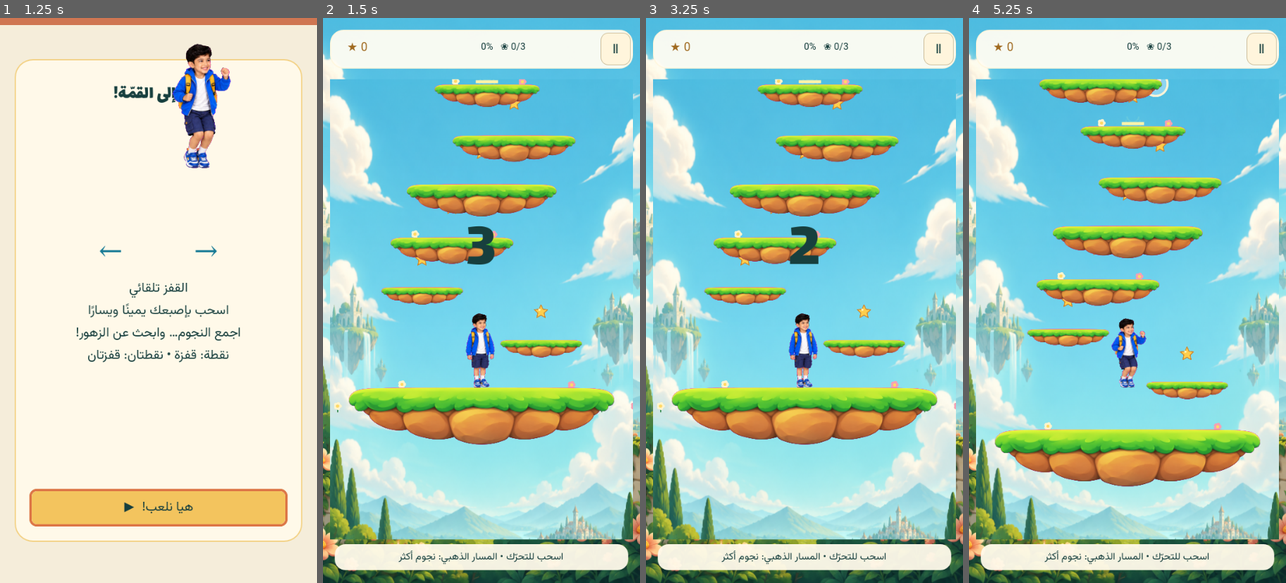
Above: before the commit, frames 1-4 (left to right).
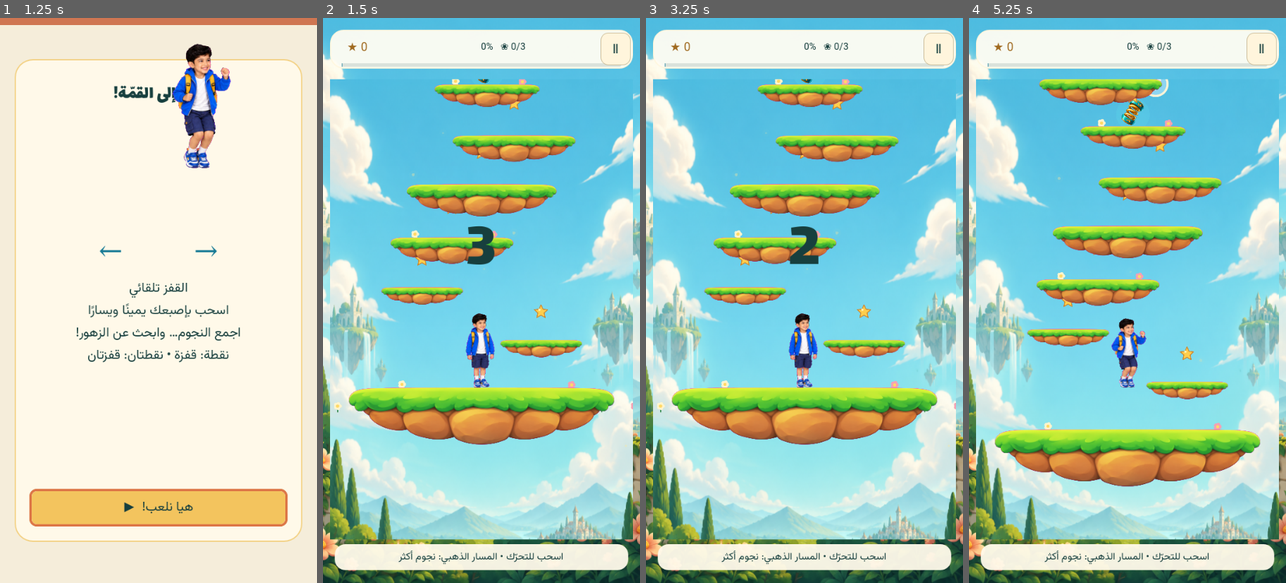
Above: after the commit, the same moments.

Repository: linkq8/adam-summit
Game: Godot game, scene res://main.tscn
Two runs of this game, one before a commit and one after it. Both use one fixed random seed, a clock stepped at 60 frames per second and the inputs below. Sound files missing from this copy of the repository are replaced by a short silence.
Inputs (mouse positions are in pixels of both pictures, inside the frame that each line leads up to):
- Up to frame 1 (1.25 s): click "ابدأ المغامرة" at 0.5 s
- Up to frame 2 (1.5 s): tap Enter at 1.25, 1.35 s; move the mouse to (551, 272) at 1.27 s; hold Right (ui_right) from 1.28 s (still down); click (551, 272) at 1.42 s
- Up to frame 3 (3.25 s): tap Space at 1.52, 1.55, 1.82 s; release Right (ui_right) at 2 s; click "Ⅱ" at 2 s; click "أكمل ▶" at 2.75 s
- Up to frame 4 (5.25 s): tap Space at 3.5, 4.55 s; drag from (1064, 328) to (1111, 413) at 3.52 s; move the mouse to (1159, 176) at 4.27 s; hold Right (ui_right) 4.28-5 s; tap Enter at 4.35, 5 s; click (1159, 176) at 4.42 s; drag from (1111, 413) to (1032, 215) at 5.02 s

Frame 1 is identical in both runs. In frame 2, 0.6% of the frame differs, in the area x 5-96%, y 8-93%; in frame 3, 0.6%; in frame 4, 0.7%, in the area x 5-96%, y 8-77%.

Commit message:
Release 0.8.1: polish items and ink effects

Diff:
--- a/scripts/main.gd
+++ b/scripts/main.gd
@@ -4,6 +4,7 @@
 const Stage = preload("res://scripts/stage.gd")
 const FONT = preload("res://assets/fonts/Vazirmatn.ttf")
 const DISPLAY_FONT = preload("res://assets/fonts/Lalezar.ttf")
+const ITEM_ART = preload("res://assets/ui/surprise-items-v1.png")
 const WORLD_ART_PATH := "res://assets/ui/world-islands-v1.png"
 var world_art: Texture2D
 const MENU_ART_PATH := "res://assets/ui/menu-camp-v1.png"
@@ -64,6 +65,9 @@
 var star_labels: Array = []
 var height_labels: Array = []
 var item_labels: Array = []
+var item_icons: Array = []
+var item_textures: Array[AtlasTexture] = []
+var progress_bars: Array = []
 var clock_label: Label
 var count_label: Label
 var perf_label: Label
@@ -93,6 +97,12 @@
 	updater = preload("res://scripts/updater.gd").new()
 	add_child(updater)
 	updater.changed.connect(func(): if state == "updates": show_updates())
+	for item in range(5):
+		var atlas := AtlasTexture.new()
+		atlas.atlas = ITEM_ART
+		var cell := item + 1
+		atlas.region = Rect2((cell % 3) * 256, (cell / 3) * 256, 256, 256)
+		item_textures.append(atlas)
 	var args := OS.get_cmdline_user_args()
 	tv = "--tv" in args or "--tv-device" in args
 	mobile = OS.get_name() in ["Android", "iOS"]
@@ -364,16 +374,31 @@
 	star_labels.clear()
 	height_labels.clear()
 	item_labels.clear()
+	item_icons.clear()
+	progress_bars.clear()
 	for i in range(player_count):
 		var rect := Rect2(views[i].position.x, safe_top, views[i].size.x, 66)
 		box(hud, rect, Color(1, 0.99, 0.95, 0.95), Color("fff7df"), 22)
 		star_labels.append(label(hud, "★ 0", Rect2(rect.position + Vector2(8, 8), Vector2(78, 46)), 20, Color("a06a20")))
 		height_labels.append(label(hud, "", Rect2(rect.position + Vector2(85, 7), Vector2(maxf(90, rect.size.x - 95), 46)), 16))
+		var bar_width := rect.size.x - 40
+		box(hud, Rect2(rect.position + Vector2(20, 57), Vector2(bar_width, 6)), Color(0.09, 0.27, 0.27, 0.13), Color.TRANSPARENT, 3)
+		var progress_fill := box(hud, Rect2(rect.position + Vector2(20, 57), Vector2(1, 6)), [BLUE, ORANGE, Color("4a9c62"), Color("9968b4")][i], Color.TRANSPARENT, 3)
+		progress_bars.append({"fill": progress_fill, "width": bar_width})
 		if player_count > 1:
 			var player_tag := label(hud, "اللاعب %d" % (i + 1), Rect2(rect.position.x, rect.position.y + 64, rect.size.x * 0.48, 24), 16, Color("fff7dc"))
 			player_tag.add_theme_color_override("font_outline_color", [BLUE, ORANGE, Color("267342"), Color("8050a2")][i].darkened(0.45))
 			player_tag.add_theme_constant_override("outline_size", 4)
-			var item_label := label(hud, "", Rect2(rect.position.x + rect.size.x * 0.46, rect.position.y + 64, rect.size.x * 0.54, 24), 15, Color("fff7dc"))
+			var item_icon := TextureRect.new()
+			item_icon.position = Vector2(rect.position.x + rect.size.x * 0.54, rect.position.y + 62)
+			item_icon.size = Vector2(30, 30)
+			item_icon.expand_mode = TextureRect.EXPAND_IGNORE_SIZE
+			item_icon.stretch_mode = TextureRect.STRETCH_KEEP_ASPECT_CENTERED
+			item_icon.mouse_filter = Control.MOUSE_FILTER_IGNORE
+			item_icon.visible = false
+			hud.add_child(item_icon)
+			item_icons.append(item_icon)
+			var item_label := label(hud, "", Rect2(rect.position.x + rect.size.x * 0.63, rect.position.y + 64, rect.size.x * 0.34, 24), 15, Color("fff7dc"))
 			item_label.add_theme_color_override("font_outline_color", Color("3d4f48"))
 			item_label.add_theme_constant_override("outline_size", 4)
 			item_label.visible = surprise_mode
@@ -435,9 +460,12 @@
 		for i in range(player_count):
 			star_labels[i].text = "★ %d" % model.players[i].stars
 			height_labels[i].text = "%d%%   ❀ %d/3" % [roundi(model.progress(i) * 100), model.players[i].secrets.size()]
+			progress_bars[i].fill.size.x = maxf(1.0, progress_bars[i].width * model.progress(i))
 			if surprise_mode and i < item_labels.size():
 				var held_item := int(model.players[i].inventory)
-				item_labels[i].text = ("A: " + Model.item_name(held_item)) if held_item >= 0 else "A: —"
+				item_labels[i].text = ("A  " + Model.item_name(held_item)) if held_item >= 0 else "A  —"
+				item_icons[i].visible = held_item >= 0
+				if held_item >= 0: item_icons[i].texture = item_textures[held_item]
 		if model.cooperative:
 			for i in range(player_count):
 				if model.players[i].finish >= 0: height_labels[i].text = "بانتظار رفيقك ♥"
@@ -458,15 +486,27 @@
 				play_sound("star" if event.kind == "star" else "checkpoint")
 			"crumble": stages[event.player].crumble(event.position, event.width); play_sound("crumble")
 			"crack": play_sound("crack")
-			"power", "battle_box":
+			"power":
 				stages[event.player].burst(event.position)
+				play_sound("power")
+			"battle_box":
+				stages[event.player].burst(event.position)
+				stages[event.player].item_effect(event.item)
 				play_sound("power")
 			"checkpoint": play_sound("checkpoint"); save_journey()
 			"rescue": play_sound("rescue")
-			"bump", "trap", "item_hit":
+			"bump", "trap":
 				play_sound("crack")
 				if haptics and mobile and not tv: Input.vibrate_handheld(30, 0.35)
-			"shield_block", "item_used": play_sound("power")
+			"item_hit":
+				stages[event.player].item_effect(event.item)
+				play_sound("crack")
+			"shield_block":
+				stages[event.player].item_effect(Model.ITEM_SHIELD)
+				play_sound("power")
+			"item_used":
+				stages[event.player].item_effect(event.item)
+				play_sound("power")
 			"spring": play_sound("go")
 			"bounce":
 				if event.player == 0: play_sound("bounce" + str(model.world))
--- a/scripts/race_model.gd
+++ b/scripts/race_model.gd
@@ -138,9 +138,9 @@
 			"invulnerable": 0.0, "attack_immunity": 0.0,
 			"rescues": 0, "squash": 0.0, "stun": 0.0, "trail": [],
 			"hold": 0.0, "hold_platform": -1, "pending_jump_scale": 1.0,
-			"pending_delay": 0.0, "boost_jumps": 0,
+			"hold_kind": "", "pending_delay": 0.0, "pending_kind": "", "boost_jumps": 0,
 			"ink": 0.0, "invisible": 0.0, "landing_flash": 0.0,
-			"inventory": -1
+			"ink_seed": 0, "inventory": -1
 		})
 		players[i].platform_hits.resize(STEPS + 1)
 		players[i].platform_hits.fill(0)
@@ -211,6 +211,7 @@
 		p.v.y = -JUMP * float(p.pending_jump_scale)
 		p.pending_jump_scale = 1.0
 		p.hold_platform = -1
+		p.hold_kind = ""
 		p.squash = 1.0
 		events.append({"kind": "bounce", "player": index})
 
@@ -256,15 +257,20 @@
 			jump_scale = maxf(jump_scale, SPRING_JUMP_SCALE)
 			p.boost_jumps -= 1
 		var landing_delay := float(p.pending_delay)
+		var delay_kind := str(p.pending_kind)
 		p.pending_delay = 0.0
+		p.pending_kind = ""
 		if on_main and plat.mud:
+			if MUD_DELAY >= landing_delay: delay_kind = "mud"
 			landing_delay = maxf(landing_delay, MUD_DELAY)
 		if on_main and plat.sticky:
+			if STICKY_DELAY >= landing_delay: delay_kind = "sticky"
 			landing_delay = maxf(landing_delay, STICKY_DELAY)
 		if landing_delay > 0:
 			p.hold = landing_delay
 			p.hold_platform = j
 			p.pending_jump_scale = jump_scale
+			p.hold_kind = delay_kind
 			p.v = Vector2.ZERO
 			events.append({"kind": "trap", "player": index, "duration": landing_delay})
 		else:
@@ -364,6 +370,7 @@
 		return true
 	p.invulnerable = 1.8 if easy else 1.4
 	p.pending_delay = maxf(p.pending_delay, ENEMY_LANDING_DELAY)
+	p.pending_kind = "hit"
 	p.stun = maxf(p.stun, 0.16 if easy else 0.22)
 	return false
 
@@ -389,9 +396,11 @@
 		match item:
 			ITEM_INK:
 				target_player.ink = INK_DURATION
+				target_player.ink_seed = int(elapsed * 1000.0) + index * 7919 + target * 101 + level * 37
 				target_player.attack_immunity = INK_DURATION + ATTACK_GRACE
 			ITEM_STICKY:
 				target_player.pending_delay = maxf(target_player.pending_delay, STICKY_DELAY)
+				target_player.pending_kind = "sticky"
 				target_player.attack_immunity = 3.0
 			ITEM_INVISIBLE:
 				target_player.invisible = INVISIBLE_DURATION
@@ -452,7 +461,9 @@
 	p.invulnerable = 1.8
 	p.hold = 0.0
 	p.hold_platform = -1
+	p.hold_kind = ""
 	p.pending_delay = 0.0
+	p.pending_kind = ""
 	p.rescues += 1
 
 func progress(index: int) -> float:
--- a/scripts/stage.gd
+++ b/scripts/stage.gd
@@ -1,6 +1,7 @@
 extends Node2D
 const Wardrobe = preload("res://scripts/wardrobe.gd")
 const ICONS = preload("res://assets/ui/game-icons.svg")
+const ITEMS = preload("res://assets/ui/surprise-items-v1.png")
 const Model = preload("res://scripts/race_model.gd")
 const KEY = preload("res://scripts/chroma.gdshader")
 const PLATFORM = preload("res://assets/platform-v2.png")
@@ -16,6 +17,7 @@
 var sparkles: Array[Dictionary] = []
 var debris: Array[Dictionary] = []
 var marks: Node2D
+var screen_fx: Node2D
 var old_stars := 0
 var rescue_time := 0.0
 var terrain: Array[Sprite2D] = []
@@ -27,6 +29,11 @@
 var old_frame := -1
 var old_row := -1
 var old_pack := -1
+var effect_kind := -1
+var effect_time := 0.0
+var ink_cache_seed := -1
+var ink_cache_height := -1
+var ink_shapes: Array[Dictionary] = []
 
 func _ready() -> void:
 	texture_filter = CanvasItem.TEXTURE_FILTER_LINEAR_WITH_MIPMAPS
@@ -56,6 +63,10 @@
 	Wardrobe.pose(hero, 0)
 	hero.scale = Vector2.ONE * Wardrobe.scale_for(hero, 138)
 	add_child(hero)
+	screen_fx = Node2D.new()
+	screen_fx.z_index = 4
+	screen_fx.draw.connect(draw_screen_effects)
+	add_child(screen_fx)
 
 func _process(dt: float) -> void:
 	if not is_visible_in_tree() or game == null or game.model == null or index >= game.model.players.size():
@@ -101,7 +112,9 @@
 			piece.pos += piece.vel * dt
 			piece.vel.y += 420 * dt
 		debris = debris.filter(func(piece): return piece.life > 0)
+	effect_time = maxf(0.0, effect_time - dt)
 	marks.queue_redraw()
+	screen_fx.queue_redraw()
 	rescue_time = maxf(0, rescue_time - dt)
 	queue_redraw()
 
@@ -111,6 +124,10 @@
 	for n in range(9):
 		var a := TAU * n / 9
 		sparkles.append({"pos": pos, "vel": Vector2(cos(a), sin(a)) * 85, "life": 0.55})
+
+func item_effect(kind: int) -> void:
+	effect_kind = kind
+	effect_time = 0.48 if not game.low_detail else 0.26
 
 func round_box(rect: Rect2, color: Color, radius: int = 12, border: Color = Color.TRANSPARENT) -> void:
 	var key := str(color) + str(border) + str(radius)
@@ -127,6 +144,11 @@
 
 func icon(kind: int, at: Vector2, size: float, tint: Color = Color.WHITE) -> void:
 	draw_texture_rect_region(ICONS, Rect2(at - Vector2.ONE * size / 2, Vector2.ONE * size), Rect2(kind * 128, 0, 128, 128), tint)
+
+func atlas_item(canvas: CanvasItem, cell: int, at: Vector2, size: float, alpha: float = 1.0) -> void:
+	var column := cell % 3
+	var row := cell / 3
+	canvas.draw_texture_rect_region(ITEMS, Rect2(at - Vector2.ONE * size * 0.5, Vector2.ONE * size), Rect2(column * 256, row * 256, 256, 256), Color(1, 1, 1, alpha))
 
 func star(at: Vector2, radius: float, tint: Color = Color("ffce4c")) -> void:
 	icon(0, at, radius * 64.0 / 26.0, Color(1, 1, 1, tint.a))
@@ -154,6 +176,8 @@
 		var panel: int = model.world - (3 if model.world >= 3 else 1)
 		var source := Rect2(panel * texture.get_width() / 2.0, 0, texture.get_width() / 2.0, texture.get_height() * 0.94)
 		draw_texture_rect_region(texture, Rect2(0, 0, 560, view_height), source)
+	if not game.low_detail:
+		draw_ambience(model.world, time, camera)
 	# A few slow clouds at high elevations; scene art remains visible underneath.
 	for k in range(0):
 		var cy := fposmod(k * 177.0 - camera * 0.15, 660.0) - 50
@@ -171,16 +195,16 @@
 				flower(Vector2(x - w * 0.3, y - 6), Color("fff6d4"))
 				flower(Vector2(x + w * 0.34, y - 5), Color("f6a9b7"))
 		if plat.spring:
-			for coil in range(3):
-				draw_arc(Vector2(x, y - 7 - coil * 6), 15 - coil * 2, 0.15, PI - 0.15, 16, Color("65c9df"), 3, true)
-			draw_line(Vector2(x - 20, y - 5), Vector2(x + 20, y - 5), Color("fff4a9"), 5, true)
+			draw_circle(Vector2(x, y - 22), 31, Color(0.38, 0.91, 0.94, 0.16))
+			atlas_item(self, 4, Vector2(x, y - 24), 62)
 		if plat.mud:
-			draw_ellipse(Vector2(x, y - 5), 78, 18, Color("75553f"), true)
-			draw_circle(Vector2(x - 17, y - 8), 6, Color("967052"))
+			draw_ellipse(Vector2(x, y - 5), 88, 21, Color("573f35"), true)
+			draw_ellipse(Vector2(x - 8, y - 8), 55, 10, Color("8f6a4e"), true)
+			for bubble in range(3):
+				draw_circle(Vector2(x - 24 + bubble * 24, y - 10 - bubble % 2 * 3), 4 + bubble, Color("b9906b"))
 		if plat.sticky:
-			for petal in range(6):
-				draw_circle(Vector2(x, y - 13) + Vector2.from_angle(petal * TAU / 6.0) * 10, 7, Color("e77b9c"))
-			draw_circle(Vector2(x, y - 13), 7, Color("8d4772"))
+			draw_circle(Vector2(x, y - 19), 27, Color(0.95, 0.33, 0.53, 0.14))
+			atlas_item(self, 3, Vector2(x, y - 22), 52)
 		if plat.moving:
 			draw_line(Vector2(x - 13, y + 23), Vector2(x + 13, y + 23), Color("ffdf90"), 2)
 			draw_line(Vector2(x - 13, y + 23), Vector2(x - 8, y + 19), Color("ffdf90"), 2)
@@ -211,10 +235,10 @@
 	if model.surprise_mode:
 		for box_id in range(Model.BOX_STEPS.size()):
 			if player.boxes_taken.has(box_id): continue
-			var at: Vector2 = model.box_position(box_id) - Vector2(0, camera)
+			var at: Vector2 = model.box_position(box_id) - Vector2(0, camera) + Vector2(0, sin(time * 2.1 + box_id) * 4)
 			if at.y < -45 or at.y > view_height + 45: continue
-			round_box(Rect2(at - Vector2(24, 24), Vector2(48, 48)), Color("efb94f"), 10, Color("fff0a7"))
-			draw_string(game.DISPLAY_FONT, at + Vector2(-15, 14), "?", HORIZONTAL_ALIGNMENT_CENTER, 30, 40, Color("594533"))
+			draw_circle(at, 39, Color(0.31, 0.93, 0.89, 0.13))
+			atlas_item(self, 0, at, 76)
 	for power in range(3):
 		if player.powers_taken.has(power): continue
 		var at: Vector2 = model.power_position(power) - Vector2(0, camera)
@@ -222,9 +246,20 @@
 		draw_power(at, power)
 		draw_string(game.FONT, at + Vector2(-52, -32), ["درع", "مغناطيس", "إنقاذ"][power], HORIZONTAL_ALIGNMENT_CENTER, 104, 25 if game.player_count >= 3 else 16, Color("fff9e7"))
 	var center: Vector2 = player.p - Vector2(0, camera + 50)
-	if player.shield > 0: draw_arc(center, 63, 0, TAU, 48, Color(0.55, 0.9, 1, 0.72), 3, true)
+	if player.shield > 0:
+		draw_circle(center, 61, Color(0.32, 0.84, 0.88, 0.08))
+		draw_arc(center, 61, -PI * 0.4, PI * 1.42, 48, Color(0.55, 0.94, 0.97, 0.82), 4, true)
+		atlas_item(self, 1, center + Vector2(45, -37), 34)
 	if player.bubble: draw_power(center + Vector2(48, 15), 2, 0.55)
 	if player.magnet > 0: draw_power(center + Vector2(-48, 15), 1, 0.55)
+	if player.boost_jumps > 0:
+		atlas_item(self, 4, center + Vector2(-47, 20), 43)
+	if player.pending_kind == "sticky" or player.hold_kind == "sticky":
+		atlas_item(self, 3, center + Vector2(0, 48), 45, 0.88)
+	elif player.hold_kind == "mud":
+		draw_ellipse(center + Vector2(0, 48), 74, 16, Color(0.25, 0.16, 0.12, 0.72), true)
+	elif player.hold_kind == "hit":
+		draw_arc(center + Vector2(0, 5), 69, -PI * 0.85, PI * 0.15, 24, Color("ef8a67"), 5, true)
 	if model.surprise_mode and player.inventory >= 0:
 		draw_item(center + Vector2(49, -12), int(player.inventory), 0.72)
 	for id in range(3):
@@ -244,6 +279,17 @@
 		cloud(pos + Vector2(-27, 5), 0.85, 0.88)
 	for s in sparkles:
 		star(s.pos - Vector2(0, camera), maxf(2, s.life * 10), Color(1, 0.82, 0.3, s.life / 0.55))
+
+func draw_ambience(world: int, time: float, camera: float) -> void:
+	var tints := [Color("ffe59a"), Color("e7f5ff"), Color("d8f5ff"), Color("ffd58f"), Color("70f5d4")]
+	var tint: Color = tints[world]
+	for mote in range(8):
+		var speed := 3.0 + world * 0.7 + mote % 3
+		var x := fposmod(43.0 + mote * 131.0 + time * speed * (1 if mote % 2 == 0 else -1), 600.0) - 20.0
+		var y := fposmod(31.0 + mote * 173.0 - camera * 0.075 + sin(time * 0.7 + mote) * 12.0, view_height + 80.0) - 40.0
+		var pulse := 0.55 + sin(time * 1.6 + mote * 1.9) * 0.18
+		draw_circle(Vector2(x, y), 7.0 + mote % 3, Color(tint, 0.045 * pulse))
+		draw_circle(Vector2(x, y), 1.8 + mote % 2, Color(tint, 0.48 * pulse))
 
 func crumble(at: Vector2, width: float) -> void:
 	if game.low_detail: return
@@ -273,15 +319,64 @@
 	for piece in debris:
 		var at: Vector2 = piece.pos - Vector2(0, camera)
 		marks.draw_colored_polygon(PackedVector2Array([at + Vector2(-7, -4), at + Vector2(5, -6), at + Vector2(8, 3), at + Vector2(-2, 7)]), Color(0.87, 0.65, 0.42, piece.life / 0.55))
-	var player: Dictionary = model.players[index]
+
+func draw_screen_effects() -> void:
+	if not is_visible_in_tree() or game == null or game.model == null or index >= game.model.players.size(): return
+	var player: Dictionary = game.model.players[index]
 	if player.ink > 0:
-		var alpha := minf(0.94, player.ink * 1.25)
-		marks.draw_rect(Rect2(0, 0, 112, view_height), Color(0.035, 0.06, 0.08, alpha))
-		marks.draw_rect(Rect2(448, 0, 112, view_height), Color(0.035, 0.06, 0.08, alpha))
-		for blot in range(8):
-			var by := 38.0 + blot * (view_height - 76.0) / 7.0
-			marks.draw_circle(Vector2(102 if blot % 2 == 0 else 18, by), 23 + (blot % 3) * 5, Color(0.02, 0.04, 0.055, alpha))
-			marks.draw_circle(Vector2(458 if blot % 2 == 0 else 542, by + 17), 20 + (blot % 4) * 4, Color(0.02, 0.04, 0.055, alpha))
+		if ink_cache_seed != int(player.ink_seed) or ink_cache_height != int(view_height):
+			build_ink_shapes(int(player.ink_seed))
+		var alpha := 0.94 * minf(1.0, player.ink / 0.24)
+		for shape in ink_shapes:
+			screen_fx.draw_colored_polygon(shape.points, Color(0.018, 0.035, 0.052, alpha))
+			screen_fx.draw_polyline(shape.outline, Color(0.02, 0.16, 0.21, alpha * 0.55), 2.0, true)
+			screen_fx.draw_circle(shape.highlight, shape.highlight_radius, Color(0.10, 0.27, 0.32, alpha * 0.32))
+			for satellite in shape.satellites:
+				screen_fx.draw_circle(satellite.position, satellite.radius, Color(0.018, 0.035, 0.052, alpha))
+			if shape.drip > 0:
+				screen_fx.draw_line(shape.drip_from, shape.drip_to, Color(0.018, 0.035, 0.052, alpha), shape.drip_width, true)
+				screen_fx.draw_circle(shape.drip_to, shape.drip_width * 0.7, Color(0.018, 0.035, 0.052, alpha))
+	if effect_time > 0 and effect_kind >= 0:
+		var camera := camera_for(player)
+		var at: Vector2 = player.p - Vector2(0, camera + 45)
+		var phase := 1.0 - effect_time / (0.26 if game.low_detail else 0.48)
+		var size := lerpf(62, 102, phase)
+		var alpha := sin(phase * PI) * 0.88
+		screen_fx.draw_circle(at, size * 0.43, Color(1, 0.89, 0.52, alpha * 0.18))
+		atlas_item(screen_fx, effect_kind + 1, at, size, alpha)
+
+func build_ink_shapes(seed: int) -> void:
+	ink_cache_seed = seed
+	ink_cache_height = int(view_height)
+	ink_shapes.clear()
+	var rng := RandomNumberGenerator.new()
+	rng.seed = maxi(1, seed)
+	var base_radius := sqrt(560.0 * view_height * 0.36 / (9.0 * PI))
+	for cell in range(9):
+		var column := cell % 3
+		var row := cell / 3
+		var center := Vector2((column + rng.randf_range(0.23, 0.77)) * 560.0 / 3.0, (row + rng.randf_range(0.22, 0.78)) * view_height / 3.0)
+		var radius := base_radius * rng.randf_range(0.84, 1.13)
+		var points := PackedVector2Array()
+		var segments := 26 if not game.low_detail else 14
+		var phase_a := rng.randf_range(0, TAU)
+		var phase_b := rng.randf_range(0, TAU)
+		for point in range(segments):
+			var angle := TAU * point / float(segments)
+			var edge := radius * (0.94 + sin(angle * 3.0 + phase_a) * 0.11 + sin(angle * 5.0 + phase_b) * 0.07 + rng.randf_range(-0.025, 0.025))
+			points.append(center + Vector2.from_angle(angle) * edge)
+		var outline := points.duplicate()
+		outline.append(points[0])
+		var satellites := []
+		for dot in range(3 if not game.low_detail else 2):
+			var angle := rng.randf_range(0, TAU)
+			satellites.append({"position": center + Vector2.from_angle(angle) * radius * rng.randf_range(1.02, 1.34), "radius": radius * rng.randf_range(0.10, 0.20)})
+		var drip := rng.randf_range(0.0, 1.0)
+		ink_shapes.append({"points": points, "outline": outline, "satellites": satellites, "drip": drip,
+			"highlight": center - Vector2(radius * 0.23, radius * 0.28), "highlight_radius": radius * 0.075,
+			"drip_from": center + Vector2(radius * rng.randf_range(-0.45, 0.45), radius * 0.55),
+			"drip_to": center + Vector2(radius * rng.randf_range(-0.45, 0.45), radius * rng.randf_range(1.15, 1.65)),
+			"drip_width": rng.randf_range(5.0, 11.0)})
 
 func draw_creature(at: Vector2, world: int) -> void:
 	if world in [3, 4]:
@@ -313,19 +408,7 @@
 	icon(kind + 3, at, 64 * scale_factor)
 
 func draw_item(at: Vector2, kind: int, scale_factor: float = 1.0) -> void:
-	var colors := [Color("78cee7"), Color("263d4d"), Color("e66f91"), Color("f0b73f"), Color("9a83d7")]
-	draw_circle(at, 24 * scale_factor, Color("fff8df"))
-	draw_circle(at, 20 * scale_factor, colors[kind])
-	match kind:
-		Model.ITEM_SHIELD: draw_arc(at, 12 * scale_factor, 0, TAU, 24, Color.WHITE, 3 * scale_factor, true)
-		Model.ITEM_INK:
-			draw_circle(at, 9 * scale_factor, Color("111c24"))
-			draw_circle(at + Vector2(-7, -7) * scale_factor, 5 * scale_factor, Color("111c24"))
-		Model.ITEM_STICKY: draw_line(at + Vector2(-10, 8) * scale_factor, at + Vector2(10, -8) * scale_factor, Color.WHITE, 5 * scale_factor, true)
-		Model.ITEM_SPRING:
-			for y in [-8, 0, 8]: draw_arc(at + Vector2(0, y) * scale_factor, 9 * scale_factor, 0.2, PI - 0.2, 12, Color.WHITE, 2.5 * scale_factor, true)
-		Model.ITEM_INVISIBLE:
-			draw_arc(at, 11 * scale_factor, PI, TAU, 18, Color.WHITE, 3 * scale_factor, true)
+	atlas_item(self, kind + 1, at, 68 * scale_factor)
 
 func draw_finish(at: Vector2) -> void:
 	var world: int = game.model.world
@@ -365,6 +448,7 @@
 
 func configure_terrain() -> void:
 	configured_model = game.model
+	ink_cache_seed = -1
 	offsets.clear(); branch_offsets.clear()
 	for i in range(terrain.size()):
 		var plat: Dictionary = game.model.platforms[i]
--- a/scripts/updater.gd
+++ b/scripts/updater.gd
@@ -1,6 +1,6 @@
 extends Node
 signal changed
-const VERSION := "0.8.0"
+const VERSION := "0.8.1"
 const API := "https://api.github.com/repos/linkq8/adam-summit/releases?per_page=20"
 const RELEASES := "https://github.com/linkq8/adam-summit/releases"
 const APK := "user://updates/adam-update.apk"
--- /dev/null
+++ b/tests/capture_effects.gd
@@ -0,0 +1,41 @@
+extends SceneTree
+const Model = preload("res://scripts/race_model.gd")
+
+func _initialize() -> void:
+	call_deferred("capture")
+
+func capture() -> void:
+	var game = load("res://main.tscn").instantiate()
+	root.add_child(game)
+	game.demo = true
+	game.tv = true
+	game.mobile = true
+	game.player_count = 2
+	game.level = 14
+	game.surprise_mode = true
+	game.start_race()
+	game.state = "racing"
+	game.clear_modal()
+	game.set_physics_process(false)
+	for i in range(2):
+		var player: Dictionary = game.model.players[i]
+		player.highest = 11
+		player.landed = 11
+		player.p = Vector2(game.model.platform_x(11), game.model.platforms[11].y)
+		player.camera = player.p.y - 345
+	game.model.players[0].ink = 1.8
+	game.model.players[0].ink_seed = 35191
+	game.model.players[0].inventory = Model.ITEM_INK
+	game.model.players[1].inventory = Model.ITEM_SHIELD
+	game.model.players[1].boost_jumps = 2
+	game.model.players[1].hold = 0.4
+	game.model.players[1].hold_platform = 11
+	game.model.players[1].hold_kind = "sticky"
+	game.stages[1].item_effect(Model.ITEM_SPRING)
+	await process_frame
+	await process_frame
+	await game.capture("effects-tv.png")
+	game.stop_audio()
+	game.queue_free()
+	await process_frame
+	quit()
--- a/tests/test_four_updates.gd
+++ b/tests/test_four_updates.gd
@@ -6,7 +6,7 @@
 	if not ok: failures += 1; printerr("FAIL: " + message)
 func _initialize() -> void: call_deferred("run")
 func run() -> void:
-	check(Update.newer("v0.8.1") and Update.newer("v1.0.0"), "Version comparison")
+	check(Update.newer("v0.8.2") and Update.newer("v1.0.0"), "Version comparison")
 	check(not Update.newer("v" + Update.VERSION) and not Update.newer("v0.6.9") and not Update.newer("oops"), "No downgrade or malformed version")
 	check(not Update.valid_asset({"name": "adam-summit-android.apk", "browser_download_url": "https://example.com/evil.apk"}), "Reject foreign URL and missing digest")
 	var game = load("res://main.tscn").instantiate()
--- a/tests/test_surprise.gd
+++ b/tests/test_surprise.gd
@@ -23,6 +23,9 @@
 
 func _initialize() -> void:
 	check(Model.STEPS == 52, "Stages are 52 jumps long")
+	var item_texture: Texture2D = load("res://assets/ui/surprise-items-v1.png")
+	var item_art := item_texture.get_image()
+	check(not item_art.is_empty() and item_art.get_size() == Vector2i(768, 512) and item_art.detect_alpha() != Image.ALPHA_NONE, "Painted item atlas keeps transparent padding")
 	check(Model.BOX_STEPS[-1] <= Model.STEPS - 8, "Battle effects stop well before the summit")
 	var signatures := []
 	for stage in range(3):
@@ -39,8 +42,10 @@
 	hazards.bump(rider)
 	check(rider.v == before_velocity, "Creature hit never changes descent speed")
 	check(is_equal_approx(rider.pending_delay, Model.ENEMY_LANDING_DELAY), "Creature delay is paid on next landing")
+	check(rider.pending_kind == "hit", "Creature delay has a distinct visual state")
 	land_on(hazards, 0, 1)
 	check(rider.hold > 0.35 and rider.v == Vector2.ZERO, "Creature causes a measured landing pause")
+	check(rider.hold_kind == "hit", "Landing pause preserves its visual cause")
 
 	var spring_course = Model.new(false, 1, 6, 1)
 	var spring_platform := -1
@@ -68,6 +73,7 @@
 	duel.players[0].inventory = Model.ITEM_INK
 	duel.use_item(0)
 	check(is_equal_approx(duel.players[1].ink, Model.INK_DURATION), "Ink lasts 1.8 seconds")
+	check(duel.players[1].ink_seed != 0, "Every ink hit receives a stable random splatter seed")
 	duel.players[0].inventory = Model.ITEM_INVISIBLE
 	duel.use_item(0)
 	check(duel.players[0].inventory == Model.ITEM_INVISIBLE and duel.players[1].invisible == 0, "Attacks cannot stack during immunity")
Binary file added: assets/ui/surprise-items-v1.png
Not shown, added: assets/ui/surprise-items-v1.png.import
Not shown, changed: export_presets.cfg
Not shown, added: tests/capture_effects.gd.uid
Not shown, changed: DESIGN.md
Not shown, changed: README.md
